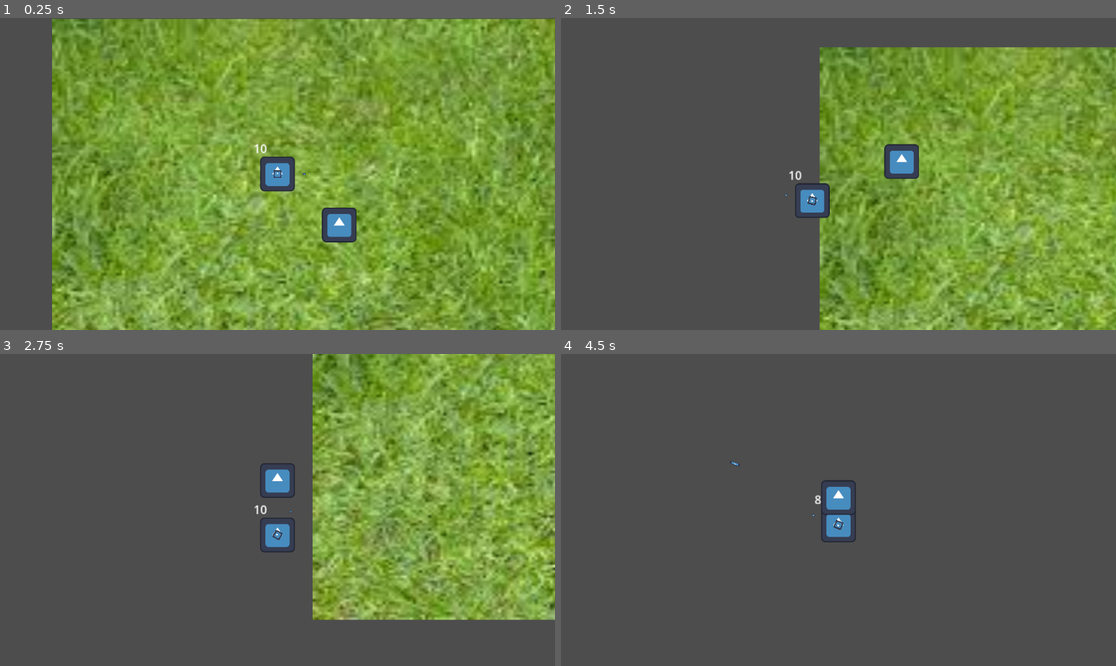
Above: before the commit, frames 1-4 (two rows, left to right).
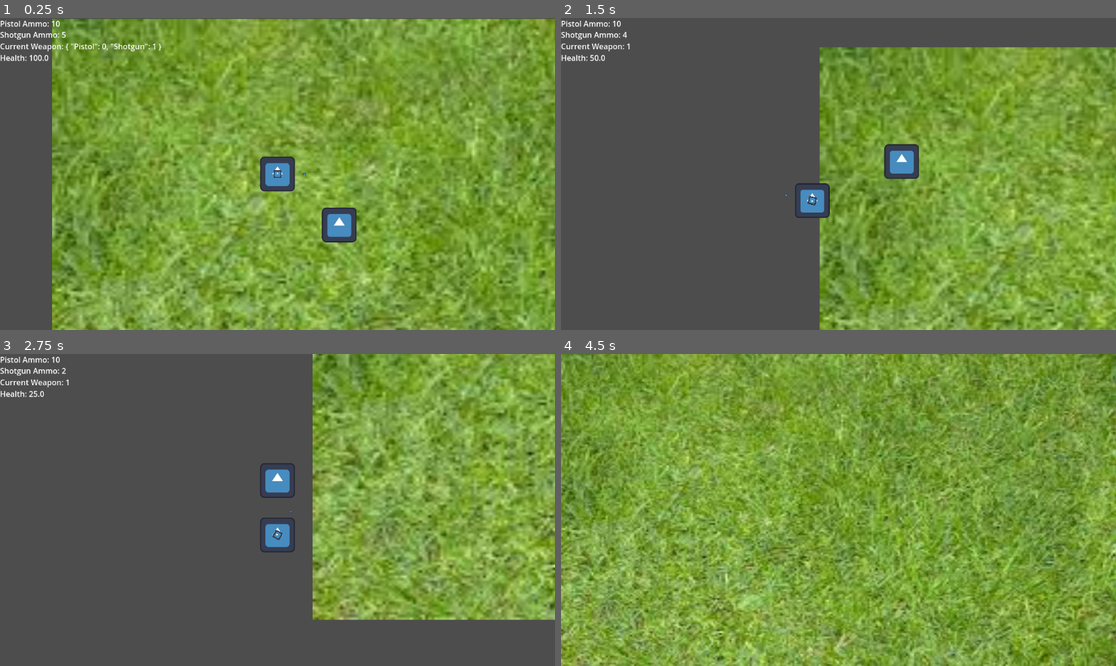
Above: after the commit, the same moments.

Repository: Recsaur/BondScrapyard
Game: Godot game, scene res://Scenes/Maps/Map.tscn
Two runs of this game, one before a commit and one after it. Both use one fixed random seed, a clock stepped at 60 frames per second and the inputs below. The engine's default icon, where the game draws it, is replaced by a stand-in: a white triangle on a blue panel in a dark square.
Inputs (mouse positions are in pixels of both pictures, inside the frame that each line leads up to):
- Up to frame 1 (0.25 s): no input
- Up to frame 2 (1.5 s): tap Enter at 0.5 s; move the mouse to (960, 158) at 0.52 s; hold E (SwitchWeaponRight) 0.53-1.28 s; click (960, 158) at 0.6 s; move the mouse to (727, 189) at 1.27 s; hold S (down) from 1.28 s (still down); right-click (727, 189) at 1.35 s
- Up to frame 3 (2.75 s): click (166, 525) at 1.55 s; move the mouse to (333, 441) at 2.02 s; release S (down) at 2.03 s; hold E (SwitchWeaponRight) from 2.03 s (still down); click (333, 441) at 2.1 s
- Up to frame 4 (4.5 s): move the mouse to (810, 572) at 2.77 s; release E (SwitchWeaponRight) at 2.78 s; hold W (up) 2.78-3.53 s; tap Alt at 2.85 s; click (810, 572) at 3.05 s; move the mouse to (1005, 556) at 3.52 s; hold Q (SwitchWeaponLeft) from 3.53 s (still down); tap Shift at 3.6 s; click (1005, 556) at 3.8 s; move the mouse to (672, 463) at 4.27 s; click (672, 463) at 4.35 s

The runs differ from the first frame. In frame 1, 0.6% of the frame differs, in the area x 0-49%, y 0-44%; in frame 2, 0.5%; in frame 3, 0.5%; in frame 4, 100%, in the area x 0-100%, y 0-100%.

Commit message:
Player can now take damage from enemy

Diff:
--- a/Scenes/Characters/bullet.tscn
+++ b/Scenes/Characters/bullet.tscn
@@ -27,4 +27,9 @@
 [node name="CollisionShape2D" type="CollisionShape2D" parent="Area2D"]
 shape = SubResource("RectangleShape2D_2bm0y")
 
+[node name="despawn" type="Timer" parent="."]
+wait_time = 5.0
+autostart = true
+
 [connection signal="body_entered" from="Area2D" to="." method="_on_area_2d_body_entered"]
+[connection signal="timeout" from="despawn" to="." method="_on_despawn_timeout"]
--- a/Scenes/Characters/player.gd
+++ b/Scenes/Characters/player.gd
@@ -46,6 +46,9 @@
 		Current_weapon = Weapons.Shotgun
 		WeaponSwitching()
 
+	if GameTracker.player_health <= 0.0:
+		queue_free()
+
 
 func WeaponSwitching():
 	if Current_weapon == Weapons.Pistol and not has_node("Pistol"):
@@ -73,6 +76,7 @@
 func _on_area_2d_body_entered(body: Node2D) -> void:
 	if body.is_in_group("Enemy_Normal"):
 		print("IS IN")
+		GameTracker.player_health -= 25
 		Apply_Knockback(body.position,750)
 
 
--- a/Scenes/Characters/player.tscn
+++ b/Scenes/Characters/player.tscn
@@ -1,10 +1,11 @@
-[gd_scene load_steps=9 format=3 uid="uid://dbtam68oobejr"]
+[gd_scene load_steps=10 format=3 uid="uid://dbtam68oobejr"]
 
 [ext_resource type="Texture2D" uid="uid://ba5xwdoxwbj8x" path="res://Assets/icon.svg" id="1_3etf2"]
 [ext_resource type="Script" uid="uid://b4fshld4hxvby" path="res://Scenes/Characters/player.gd" id="1_40svl"]
 [ext_resource type="Script" uid="uid://by66a3al450i4" path="res://Scenes/Characters/kick.gd" id="3_al8ar"]
 [ext_resource type="PackedScene" uid="uid://cdrm74j14lltn" path="res://Scenes/pistol.tscn" id="4_gy20a"]
 [ext_resource type="Script" uid="uid://cfj706r4qstwm" path="res://Scenes/Characters/label.gd" id="5_cqrjx"]
+[ext_resource type="PackedScene" uid="uid://ixnccu8tdqr4" path="res://Scenes/player_ui.tscn" id="6_khnq4"]
 
 [sub_resource type="RectangleShape2D" id="RectangleShape2D_40svl"]
 size = Vector2(38, 36)
@@ -53,6 +54,7 @@
 [node name="Pistol" parent="." instance=ExtResource("4_gy20a")]
 
 [node name="Label" type="Label" parent="."]
+visible = false
 offset_left = -33.0
 offset_top = -47.0
 offset_right = 74.0
@@ -60,5 +62,7 @@
 text = "Pistol Ammo: "
 script = ExtResource("5_cqrjx")
 
+[node name="PlayerUI" parent="." instance=ExtResource("6_khnq4")]
+
 [connection signal="body_entered" from="Hitbox" to="." method="_on_area_2d_body_entered"]
 [connection signal="body_entered" from="FacingPivot/Kick" to="FacingPivot/Kick" method="_on_body_entered"]
--- a/Scenes/Maps/Map.tscn
+++ b/Scenes/Maps/Map.tscn
@@ -7,6 +7,7 @@
 [node name="Map" type="Node2D"]
 
 [node name="Grass" type="Sprite2D" parent="."]
+z_index = -2
 position = Vector2(575, 320.125)
 scale = Vector2(4.210909, 3.6270492)
 texture = ExtResource("1_d78u7")
--- a/Scenes/pellet.tscn
+++ b/Scenes/pellet.tscn
@@ -24,4 +24,9 @@
 [node name="CollisionShape2D" type="CollisionShape2D" parent="Area2D"]
 shape = SubResource("RectangleShape2D_jjffl")
 
+[node name="Despawn" type="Timer" parent="."]
+wait_time = 5.0
+autostart = true
+
 [connection signal="body_entered" from="Area2D" to="." method="_on_area_2d_body_entered"]
+[connection signal="timeout" from="Despawn" to="." method="_on_despawn_timeout"]
--- /dev/null
+++ b/Scenes/player_ui.tscn
@@ -0,0 +1,29 @@
+[gd_scene load_steps=2 format=3 uid="uid://ixnccu8tdqr4"]
+
+[ext_resource type="Script" uid="uid://c07byh8lw40qq" path="res://player_ui.gd" id="1_ohrjl"]
+
+[node name="PlayerHUD" type="CanvasLayer"]
+script = ExtResource("1_ohrjl")
+
+[node name="PistolAmmo" type="Label" parent="."]
+offset_right = 40.0
+offset_bottom = 23.0
+text = "Pistol Ammo"
+
+[node name="ShotgunAmmo" type="Label" parent="."]
+offset_top = 23.0
+offset_right = 120.0
+offset_bottom = 46.0
+text = "Shotgun Ammo"
+
+[node name="Currentweapon" type="Label" parent="."]
+offset_top = 47.0
+offset_right = 128.0
+offset_bottom = 70.0
+text = "Current Weapon"
+
+[node name="PlayerHealth" type="Label" parent="."]
+offset_top = 71.0
+offset_right = 52.0
+offset_bottom = 94.0
+text = "Health"
--- a/Scenes/shotgun.gd
+++ b/Scenes/shotgun.gd
@@ -9,12 +9,13 @@
 
 func _physics_process(delta: float) -> void:
 	look_at(get_global_mouse_position())
-	if Input.is_action_just_pressed("Shoot"):
+	if Input.is_action_just_pressed("Shoot") and GameTracker.Shotgun_ammo > 0:
 		BurstShot()
 
 func BurstShot():
 	var spread = deg_to_rad(Spread_angle) / 2.0
 	var Target_pos = (get_global_mouse_position() - $Marker2D.global_position).normalized()
+	GameTracker.Shotgun_ammo -= 1
 	for Buck in range(Burst_num):
 		var bullet = Bullet_path.instantiate()
 		bullet.position = $Marker2D.global_position
--- a/Scripts/GameTracker.gd
+++ b/Scripts/GameTracker.gd
@@ -1,6 +1,7 @@
 extends Node
 
 var player_pos : Vector2
+var player_health = 100.0
 var scrap_amt = 0
 var Pistol_ammo = 10
-var Shotgun_ammo = 0
+var Shotgun_ammo = 5
--- a/bullet.gd
+++ b/bullet.gd
@@ -18,3 +18,8 @@
 			body.Apply_Knockback(GameTracker.player_pos,750)
 			body.Health -= 50
 			queue_free()
+
+
+func _on_despawn_timeout() -> void:
+	queue_free()
+	pass # Replace with function body.
--- a/pellet.gd
+++ b/pellet.gd
@@ -18,3 +18,8 @@
 			body.Apply_Knockback(GameTracker.player_pos,750)
 			body.Health -= 50
 			queue_free()
+
+
+func _on_despawn_timeout() -> void:
+	queue_free()
+	pass # Replace with function body.
--- /dev/null
+++ b/player_ui.gd
@@ -0,0 +1,17 @@
+extends CanvasLayer
+@onready var PistolAmmo = $PistolAmmo
+@onready var ShotgunAmmo = $ShotgunAmmo
+@onready var CurrentWeapon = $Currentweapon
+@onready var PlayerHealth = $PlayerHealth
+# Called when the node enters the scene tree for the first time.
+func _ready() -> void:
+	pass # Replace with function body.
+
+
+# Called every frame. 'delta' is the elapsed time since the previous frame.
+func _process(delta: float) -> void:
+	PistolAmmo.text = str("Pistol Ammo: ", GameTracker.Pistol_ammo)
+	ShotgunAmmo.text = str("Shotgun Ammo: ", GameTracker.Shotgun_ammo)
+	CurrentWeapon.text = str("Current Weapon: ", get_parent().Current_weapon)
+	PlayerHealth.text = str("Health: ", GameTracker.player_health)
+	pass
Not shown, added: player_ui.gd.uid
